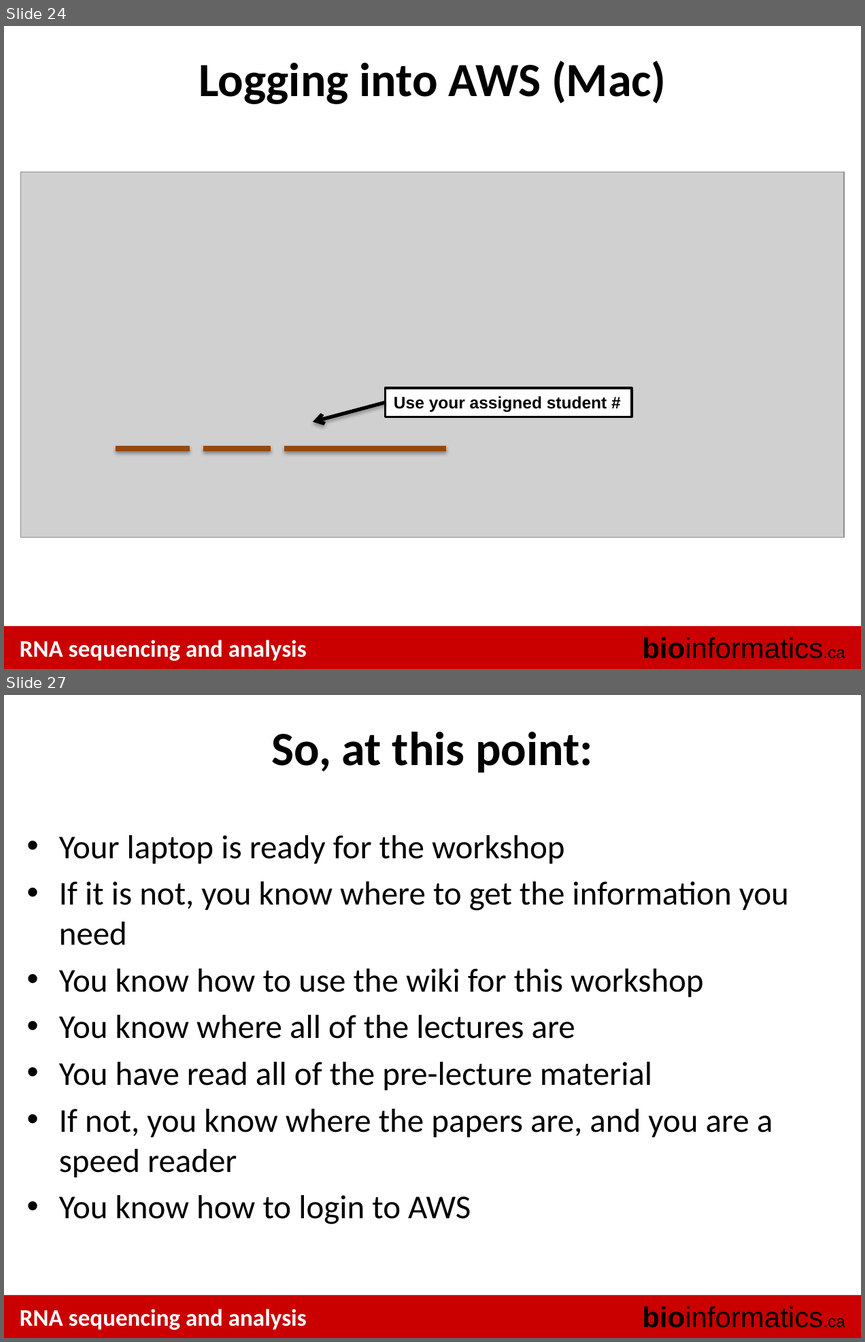
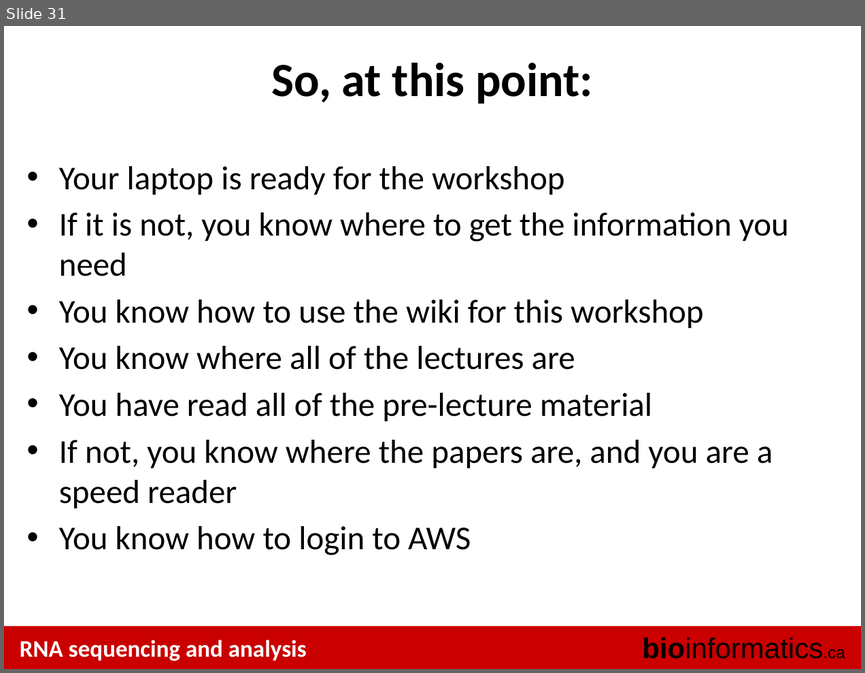
Before and after one commit to griffithlab/rnaseq_tutorial_wiki, a slide deck: LectureFiles/cbw/2015/RNASeq_Module0_AmazonPreTutorial.pptx. Shown one above the other, each under a label of ours: slides 24 and 27 before the commit, slide 31 after it; the slides between them are not shown. The pictures are 865x1342 and 865x673 pixels, drawn with LibreOffice and Linux fonts; fonts in the diff are those of the drawing; grey boxes stand for pictures. Boxes give left, top, right and bottom in pixels: in the first picture for what was removed or moved away, otherwise in the second. Text is boxed around its words. In the diff, an @@ line names an element or a change of style, - is before the commit and + after.

```diff
--- a/LectureFiles/cbw/2015/RNASeq_Module0_AmazonPreTutorial.pptx
+++ b/LectureFiles/cbw/2015/RNASeq_Module0_AmazonPreTutorial.pptx
@@ slide 24 removed at <box>4,26,861,669</box>, background #FFFFFF; not listed: 3 template elements that a slide beside it also shows @@
@@ title removed at <box>198,61,666,104</box> @@
-Logging into AWS (Mac)
@@ picture removed at <box>21,172,844,537</box> @@
@@ rectangle removed at <box>385,388,632,417</box> @@
-Use your assigned student #
@@ arrow removed from (385, 402) to (313, 422) @@
@@ line removed from (116, 448) to (190, 448) @@
@@ line removed from (203, 448) to (271, 448) @@
@@ line removed from (284, 448) to (446, 448) @@
@@ what was slide 27 is now slide 31 @@
```
Also in this commit, not shown: 6 slides changed, 7 slides added, 2 other slides removed.
